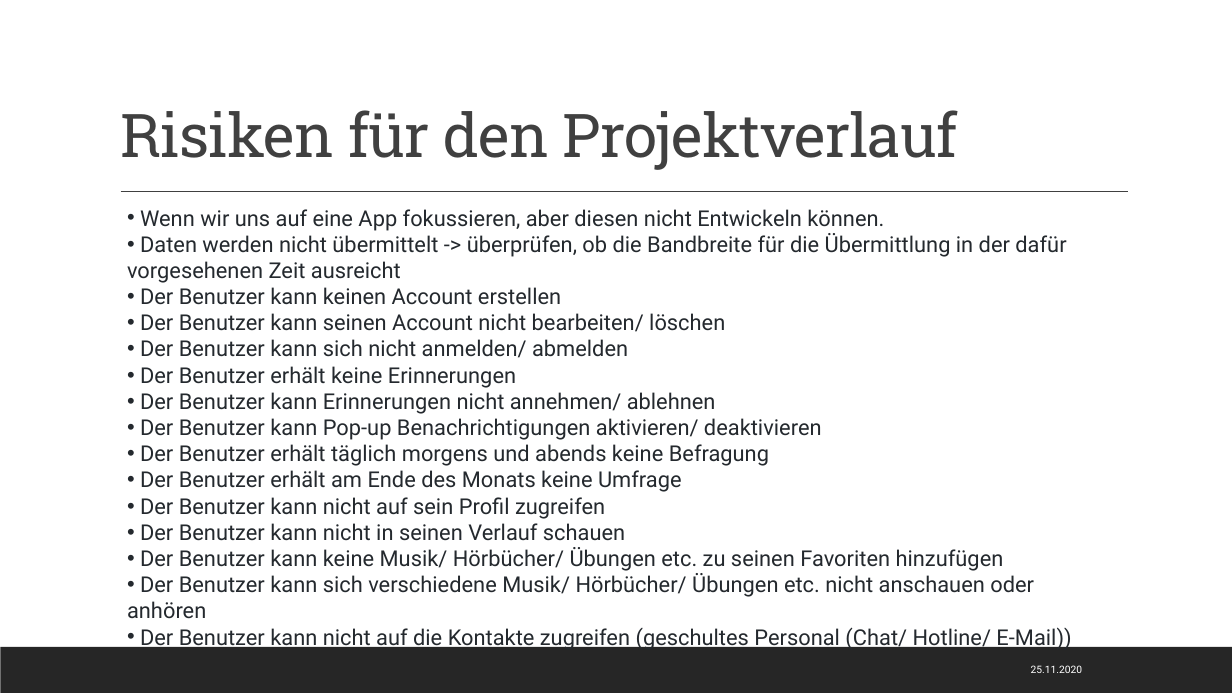
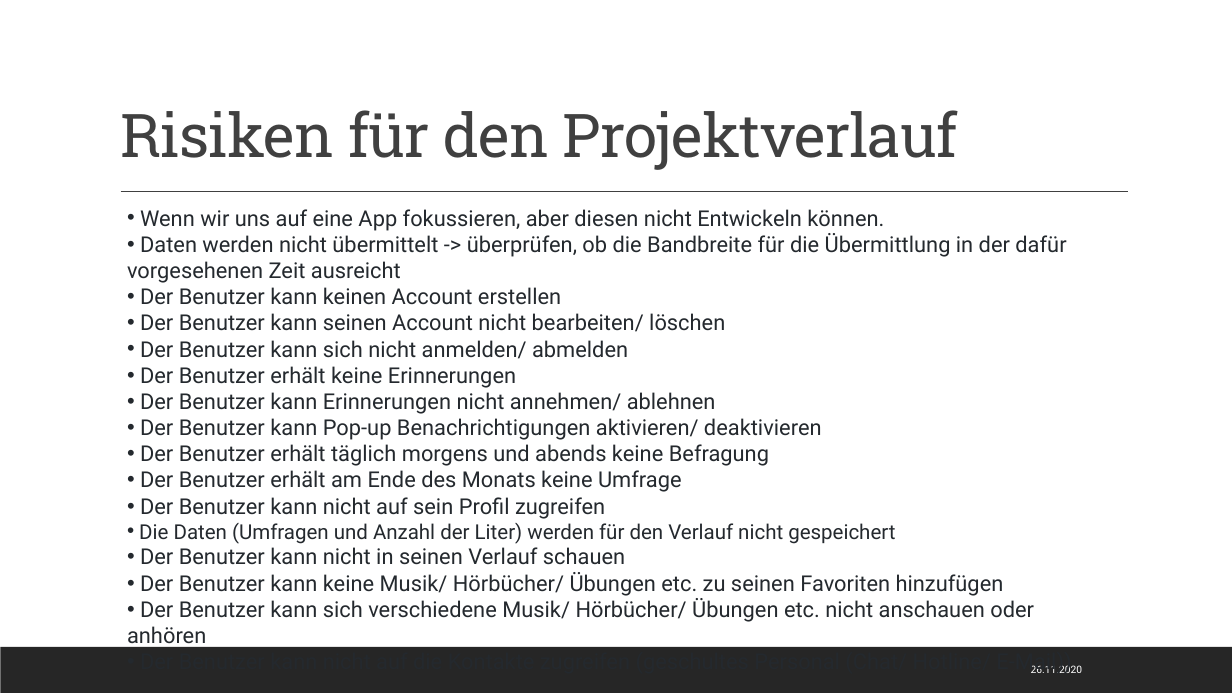
Before and after one commit to Kplacken/EPWS2020SerttasPlackenhohn, a slide deck: slide 14 of Audit 1/WS2020_SerttasPlackenhohn_Audit1.pptx. Drawn at 1232x693 pixels with LibreOffice and Linux fonts; fonts in the diff are those of the drawing. Boxes give left, top, right and bottom in pixels: in the first picture for what was removed or moved away, otherwise in the second. Text is boxed around its words. In the diff, an @@ line names an element or a change of style, - is before the commit and + after.

```diff
--- a/Audit 1/WS2020_SerttasPlackenhohn_Audit1.pptx
+++ b/Audit 1/WS2020_SerttasPlackenhohn_Audit1.pptx
@@ text at [139, 523, 895, 544]: paragraph added @@
+• Die Daten (Umfragen und Anzahl der Liter) werden für den Verlauf nicht gespeichert
@@ text at [1031, 665, 1083, 673]: text changed @@
-25.11.2020
+26.11.2020
```
Also in this commit, not shown: 14 other slides changed.
